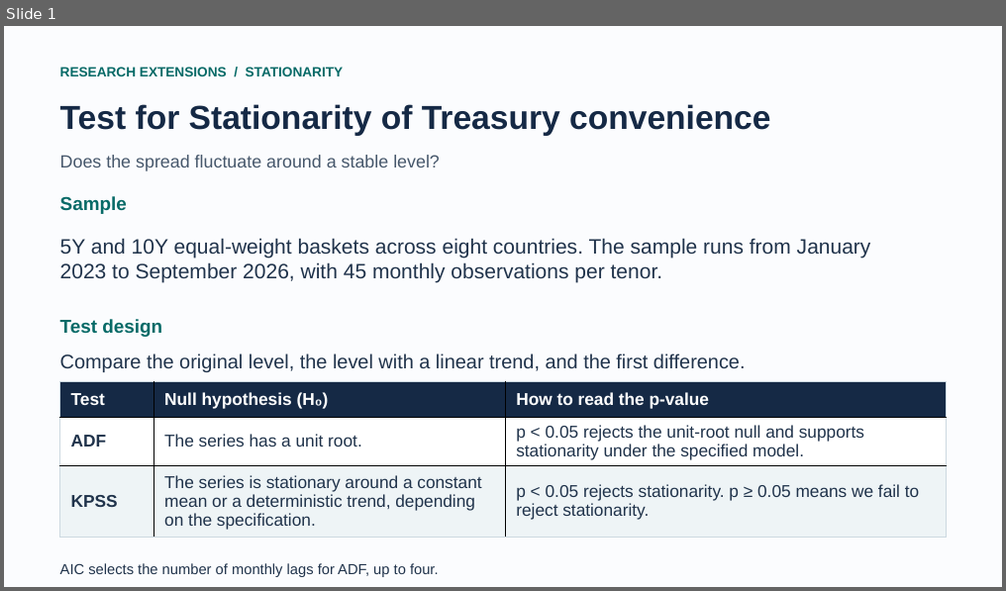
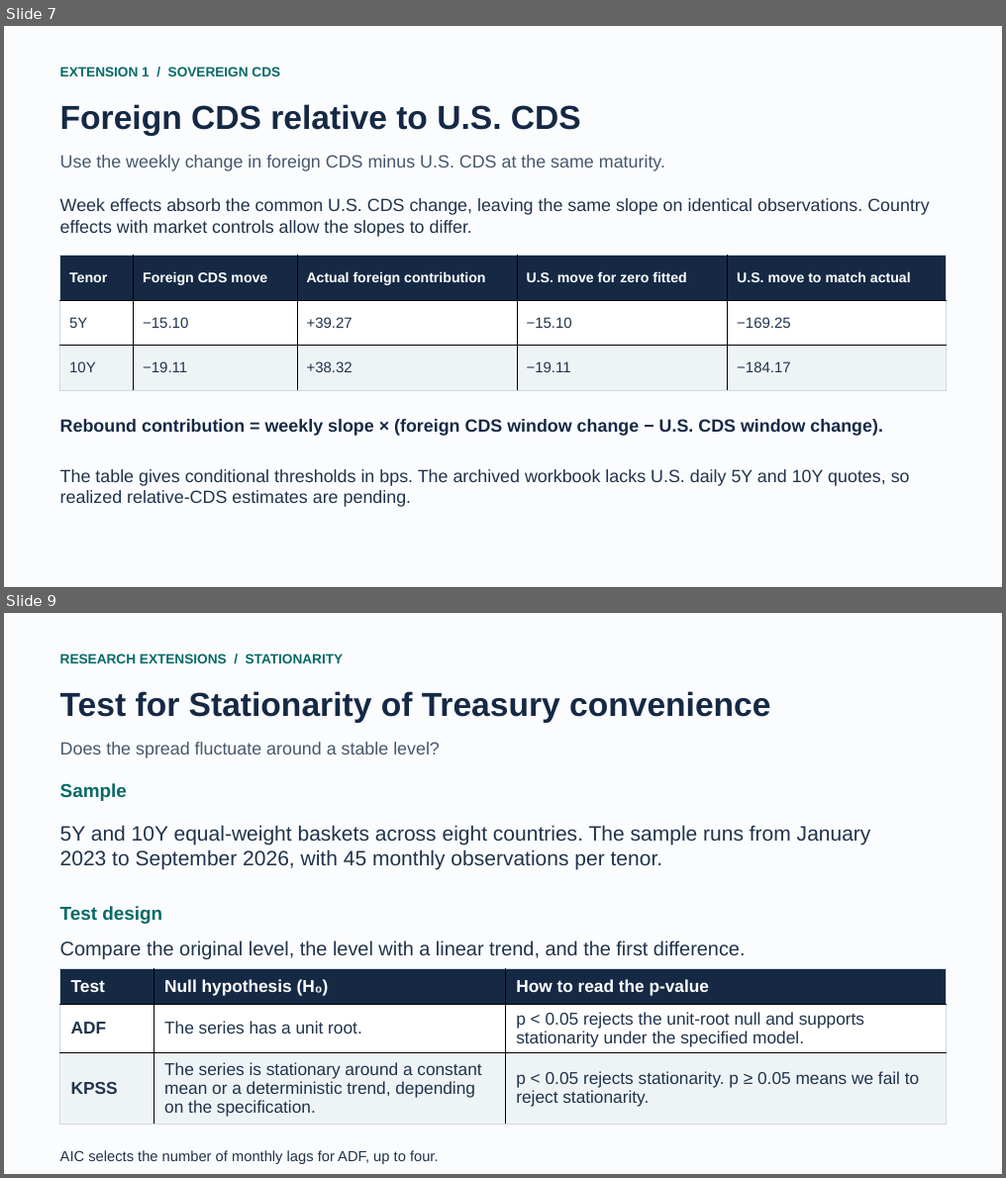
Before and after one commit to charlotte7795/treasury-convenience-research, a slide deck: results/extensions.pptx. Shown one above the other, each under a label of ours: slide 1 before the commit, slides 7 and 9 after it; the slides between them are not shown. The pictures are 1006x591 and 1006x1178 pixels, drawn with LibreOffice and Linux fonts; fonts in the diff are those of the drawing. Boxes give left, top, right and bottom in pixels: in the first picture for what was removed or moved away, otherwise in the second. Text is boxed around its words. In the diff, an @@ line names an element or a change of style, - is before the commit and + after.

Commit message:
Add sovereign CDS analysis and consolidate research presentation

```diff
--- a/results/extensions.pptx
+++ b/results/extensions.pptx
@@ slide 7 added at <box>4,26,1002,587</box>, background #FBFCFE @@
@@ text added at <box>60,67,280,76</box>, 13 pt, text #076A67, bold @@
+EXTENSION 1 / SOVEREIGN CDS
@@ text added at <box>60,104,581,136</box>, 32 pt, text #152945, bold @@
+Foreign CDS relative to U.S. CDS
@@ text added at <box>60,155,665,172</box>, 17 pt, text #46576B @@
+Use the weekly change in foreign CDS minus U.S. CDS at the same maturity.
@@ text added at <box>60,198,930,237</box>, 17 pt, text #20334B @@
+Week effects absorb the common U.S. CDS change, leaving the same slope on identical observations. Country effects with market controls allow the slopes to differ.
@@ table added at <box>60,255,946,390</box>, 3 rows, 5 columns @@
+Tenor | Foreign CDS move | Actual foreign contribution | U.S. move for zero fitted | U.S. move to match actual
+5Y | −15.10 | +39.27 | −15.10 | −169.25
+10Y | −19.11 | +38.32 | −19.11 | −184.17
@@ text added at <box>60,419,882,436</box>, 17 pt, text #152945, bold @@
+Rebound contribution = weekly slope × (foreign CDS window change − U.S. CDS window change).
@@ text added at <box>60,470,910,507</box>, 17 pt, text #20334B @@
+The table gives conditional thresholds in bps. The archived workbook lacks U.S. daily 5Y and 10Y quotes, so realized relative-CDS estimates are pending.
@@ what was slide 1 is now slide 9 @@
```
Also in this commit, not shown: 9 other slides added, 20 other files.
